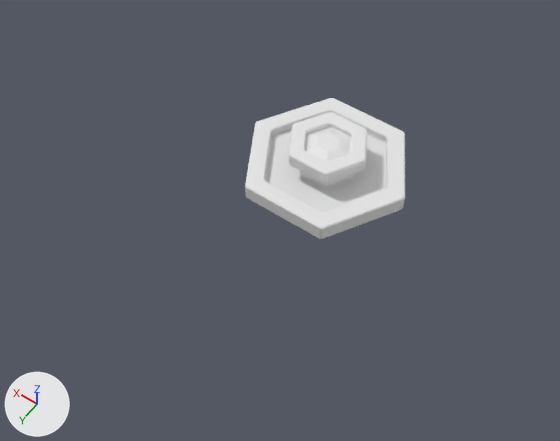
Two versions of the Blender file assets/PROP/school.blend, one commit apart.
One viewpoint serves both versions: a 50 mm lens placed at (-8.01, 15.87, 19.85), pointed at (1.21, 2.96, -0.43). The axes (+X, +Y, +Z) are drawn at lower left. The lights are the same throughout.

Script lines for the objects in view, before the commit:
```python
me_cylinder = bpy.data.meshes.new('Cylinder')
me_cylinder.from_pydata(...)  # 234 vertices, 223 faces; spans x -2.6..2.6, y -2.97..2.97, z -0.3..1.1
ob_fountain = bpy.data.objects.new('fountain', me_cylinder)
ob_fountain.location = (1.0, 0.53, 0.3)
ob_fountain.rotation_euler = (0.0, 0.0, 0.524)  # degrees (0, 0, 30)
```
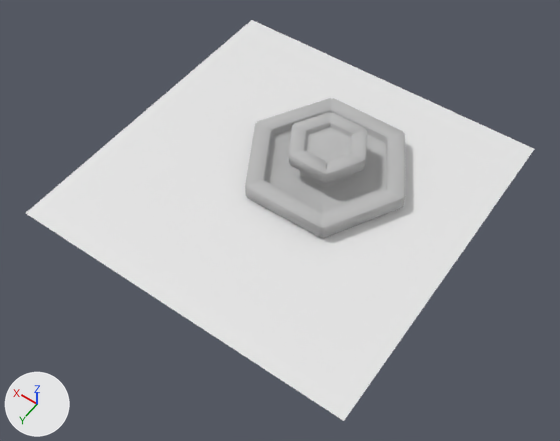
Where the change shows, as pixel boxes (x1, y1, x2, y2) in the pictures (560 x 441 px):
'Plane', added
    after: (26, 20, 534, 421)
'fountain', reshaped
    before: (245, 98, 405, 239)
    after: (245, 98, 405, 238)
part 1 of me_cylinder, built on
    before: (245, 98, 405, 239)
    after: (245, 98, 405, 238)
part 2 of me_cylinder, recoloured (white to grey)
    both: (245, 98, 405, 238)

The change, as a diff of the scene's bpy script:
```diff
--- a/assets/PROP/school.blend.py
+++ b/assets/PROP/school.blend.py
@@ mat_cycles @@
+mat_cycles = diffuse_material('cycles')
+mat_cycles.base_color = (0.5, 0.5, 0.5)  # grey #bcbcbc
@@ me_cylinder @@
 # used by ob_fountain; location = (1.0, 0.53, 0.3); rotation_euler = (0.0, 0.0, 0.524), in degrees (0, 0, 30)
-me_cylinder.from_pydata(...)  # 234 vertices, 223 faces; spans x -2.6..2.6, y -2.97..2.97, z -0.3..1.1
+me_cylinder.from_pydata(...)  # 342 vertices, 325 faces; spans x -2.6..2.6, y -2.97..2.97, z -0.3..1.1
+# me_cylinder part 1
+# 108 faces are deleted
+# 16 vertices move from x -2.54..0.06, y 1.16..2.97, z -0.3..0.3 to x -2.51..0.06, y 1.18..2.93, z -0.26..0.28
+# 98 vertices are added at x -2.54..2.54, y -2.93..2.86, z -0.26..1.08
+# 5 new vertices lie (-0.06, 0.0, 0.0) away from vertices in x 0.06, y -1.05..2.23, z 0.0..0.04
+# 5 new vertices lie (0.06, -0.03, -0.02) away from vertices in x -0.06..1.98, y -2.32..1.21, z 0.26..1.06
+# 210 new faces join them
+# me_cylinder part 2: 115 faces spanning x -2.6..2.6, y -2.97..2.97, z -0.3..1.1 switch from no material to mat_cycles (grey #bcbcbc)
@@ me_plane @@
+me_plane.from_pydata([(-1.0, -1.0, 0.0), (1.0, -1.0, 0.0), (-1.0, 1.0, 0.0), (1.0, 1.0, 0.0)], [], [(0, 1, 3, 2)])
@@ ob_plane @@
+ob_plane = bpy.data.objects.new('Plane', me_plane)
+ob_plane.location = (1.81, 1.63, -0.03)
+ob_plane.scale = (6.18, 6.18, 6.18)
```
